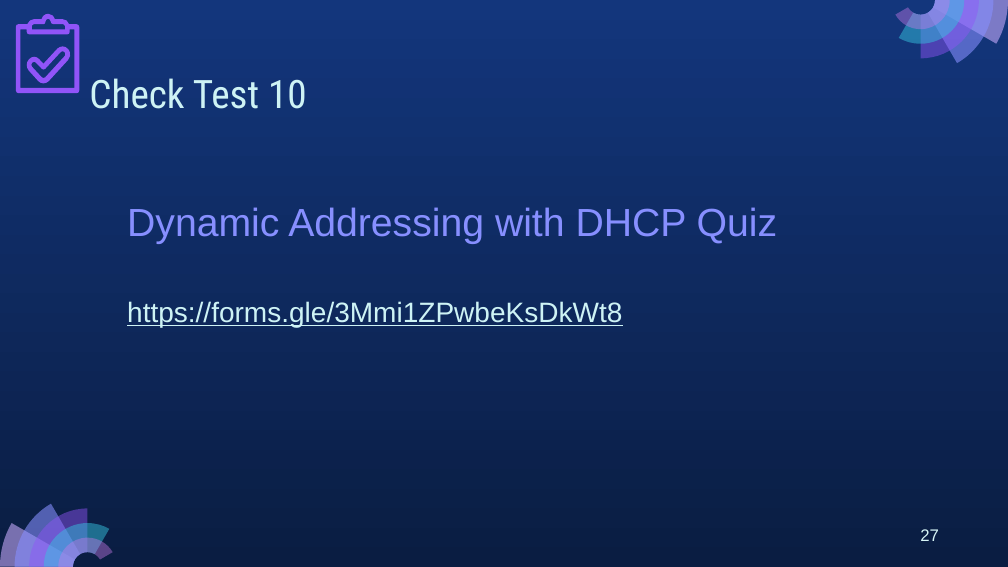
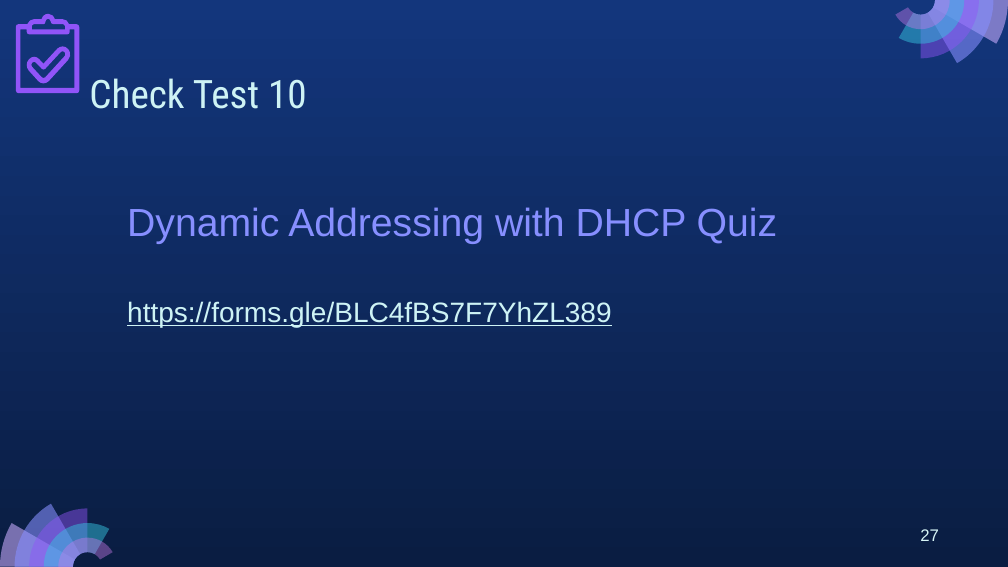
Before and after one commit to MarikoTagawa/kosen-mongolia-materials, a slide deck: slide 27 of network-basics/slides/10_NetworkBasics_2025_2P.pptx. Drawn at 1008x567 pixels with LibreOffice and Linux fonts; fonts in the diff are those of the drawing. Boxes give left, top, right and bottom in pixels: in the first picture for what was removed or moved away, otherwise in the second. Text is boxed around its words. In the diff, an @@ line names an element or a change of style, - is before the commit and + after.

```diff
--- a/network-basics/slides/10_NetworkBasics_2025_2P.pptx
+++ b/network-basics/slides/10_NetworkBasics_2025_2P.pptx
@@ text at box(127, 301, 611, 327): text changed @@
-https://forms.gle/3Mmi1ZPwbeKsDkWt8
+https://forms.gle/BLC4fBS7F7YhZL389
```
Also in this commit, not shown: 3 other slides changed, 3 other files.
